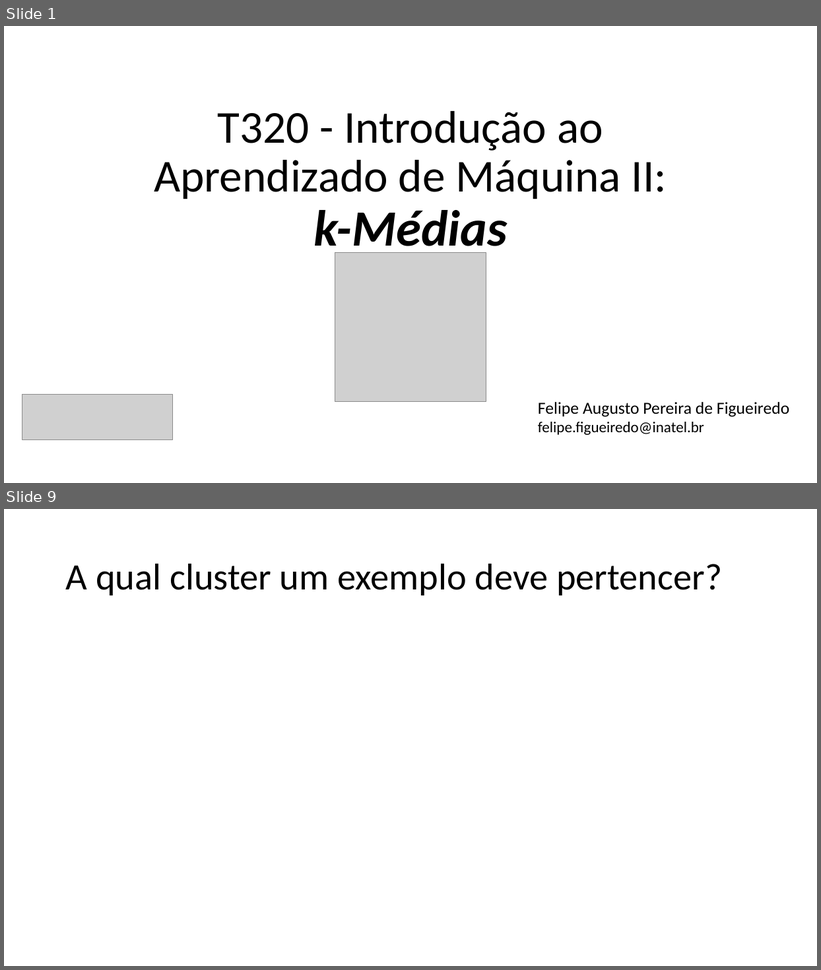
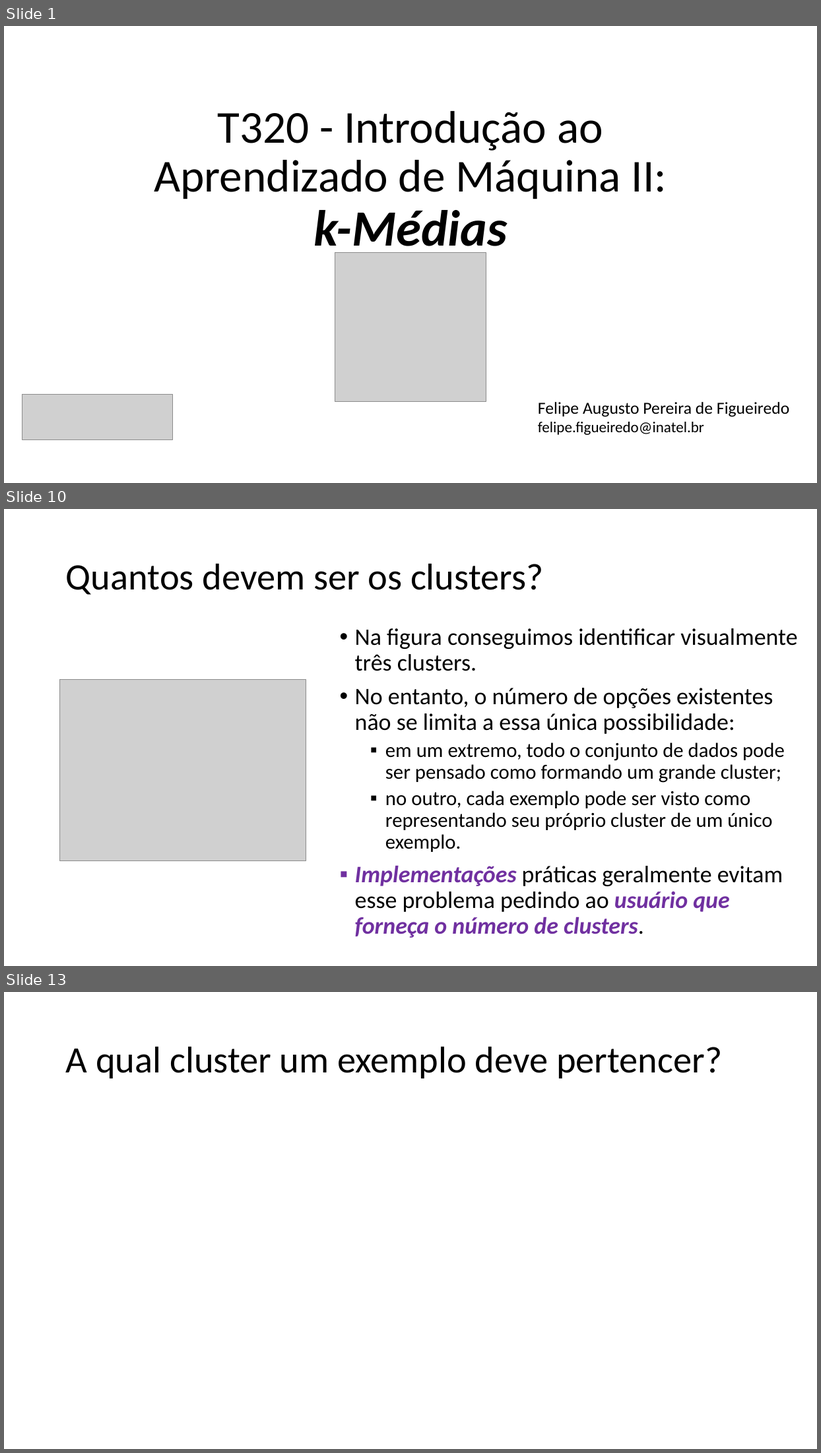
Before and after one commit to zz4fap/t320_aprendizado_de_maquina, a slide deck: slides/T320_kMeans.pptx. Shown one above the other, each under a label of ours: slides 1 and 9 before the commit, slides 1, 10 and 13 after it; the slides between them are not shown. The pictures are 821x970 and 821x1453 pixels, drawn with LibreOffice and Linux fonts; fonts in the diff are those of the drawing; grey boxes stand for pictures. Boxes give left, top, right and bottom in pixels: in the first picture for what was removed or moved away, otherwise in the second. Text is boxed around its words. In the diff, an @@ line names an element or a change of style, - is before the commit and + after.

```diff
--- a/slides/T320_kMeans.pptx
+++ b/slides/T320_kMeans.pptx
@@ slide 10 added at <box>4,509,817,966</box>, background #FFFFFF @@
@@ title added at <box>66,563,543,595</box>, 44 pt, text #000000 @@
+Quantos devem ser os clusters?
@@ text added at <box>355,628,797,938</box>, 28 pt, text #000000 @@
+• Na figura conseguimos identificar visualmente três clusters.
+• No entanto, o número de opções existentes não se limita a essa única possibilidade:
+  ▪ em um extremo, todo o conjunto de dados pode ser pensado como formando um grande cluster;
+  ▪ no outro, cada exemplo pode ser visto como representando seu próprio cluster de um único exemplo.
+▪ Implementações práticas geralmente evitam esse problema pedindo ao usuário que forneça o número de clusters.
@@ picture added at <box>60,680,306,861</box> @@
@@ what was slide 9 is now slide 13 @@
```
Also in this commit, not shown: 10 slides changed, 4 other slides added, 2 other files.
